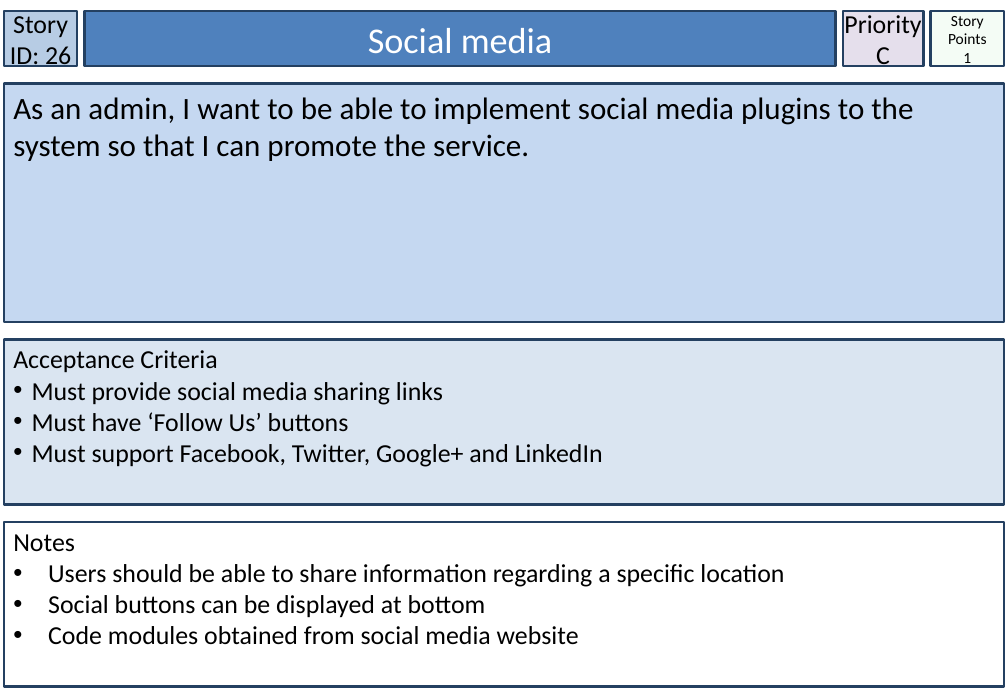
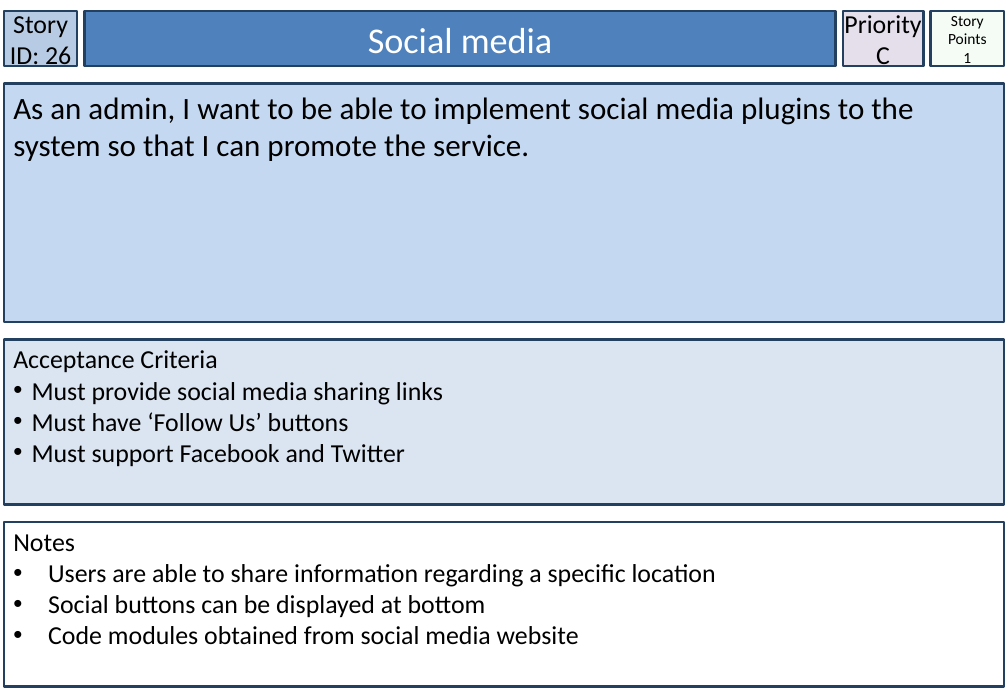
Before and after one commit to Nagarius/Phoenix, a slide deck: slide 27 of Doc/SCRUM documents/StoryCards_Smart_City_TeamPhoenix.pptx. Drawn at 1008x698 pixels with LibreOffice and Linux fonts; fonts in the diff are those of the drawing. Boxes give left, top, right and bottom in pixels: in the first picture for what was removed or moved away, otherwise in the second. Text is boxed around its words. In the diff, an @@ line names an element or a change of style, - is before the commit and + after.

```diff
--- a/Doc/SCRUM documents/StoryCards_Smart_City_TeamPhoenix.pptx
+++ b/Doc/SCRUM documents/StoryCards_Smart_City_TeamPhoenix.pptx
@@ text in rectangle at <box>32,444,405,467</box>: text changed @@
-• Must support Facebook, Twitter, Google+ and LinkedIn
+• Must support Facebook and Twitter
@@ text in rectangle at <box>48,564,716,587</box>: text changed @@
-• Users should be able to share information regarding a specific location
+• Users are able to share information regarding a specific location
```
Also in this commit, not shown: 15 other slides changed.
